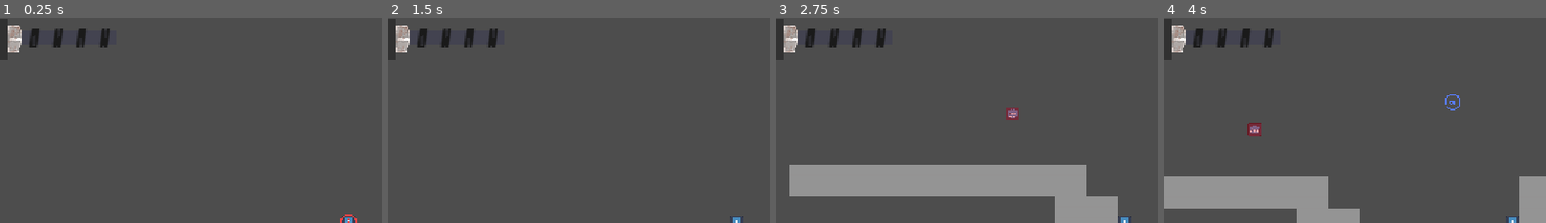
Above: before the commit, frames 1-4 (left to right).
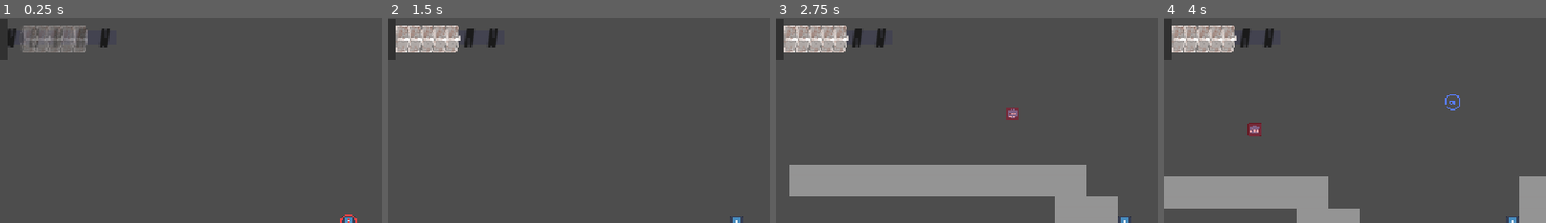
Above: after the commit, the same moments.

Repository: turtlestump/robot-game
Game: Godot game, scene res://Assets/Scenes/test.tscn
The game is run twice, just before and just after one commit, with the same random seed, the same clock (stepped at 60 frames per second) and the same inputs. The engine's default icon, where the game draws it, is replaced by a stand-in: a white triangle on a blue panel in a dark square.
Inputs (mouse positions are % of the whole screen's width and height, from its top left):
- Up to frame 1 (0.25 s): no input
- Up to frame 2 (1.5 s): move the mouse to (72, 47) at 0.52 s; hold D (move_right) from 0.53 s (still down); tap S (heal, bound only after the commit) at 0.6 s; tap Space (jump) at 0.77 s; move the mouse to (30, 58) at 1.27 s; right-click (30, 58) at 1.35 s
- Up to frame 3 (2.75 s): tap Space (jump) at 1.52 s; tap S (heal, bound only after the commit) at 1.55, 2.3 s; move the mouse to (60, 29) at 2.02 s; release D (move_right) at 2.03 s; hold A (move_left) from 2.03 s (still down); click (60, 29) at 2.1 s
- Up to frame 4 (4 s): tap Enter at 2.75 s; move the mouse to (45, 73) at 2.77 s; release A (move_left) at 2.78 s; hold D (move_right) from 2.78 s (still down); tap S (heal, bound only after the commit) at 2.85, 3.6 s; tap Space (jump) at 3.02, 3.77 s; move the mouse to (80, 68) at 3.52 s
The pictures show only the part of the screen within x 4-54%, y 3-53%; the shares and areas given below are measured in that part.

The runs differ from the first frame. In frame 1, 2.6% of the frame differs, in the area x 2-23%, y 3-17%; in frame 2, 1.7%; in frame 3, 1.7%; in frame 4, 1.7%.

Commit message:
Implemented HUD health control

Diff:
--- /dev/null
+++ b/Assets/Scenes/health_notch.tscn
@@ -0,0 +1,124 @@
+[gd_scene load_steps=6 format=3 uid="uid://de6ryxb1jcvji"]
+
+[ext_resource type="Texture2D" uid="uid://6vha52jgp8ck" path="res://Assets/Sprites/nut.png" id="1_kfa5g"]
+
+[sub_resource type="Animation" id="Animation_kb5hq"]
+length = 0.001
+tracks/0/type = "value"
+tracks/0/imported = false
+tracks/0/enabled = true
+tracks/0/path = NodePath(".:position:x")
+tracks/0/interp = 1
+tracks/0/loop_wrap = true
+tracks/0/keys = {
+"times": PackedFloat32Array(0),
+"transitions": PackedFloat32Array(1),
+"update": 1,
+"values": [0.0]
+}
+tracks/1/type = "value"
+tracks/1/imported = false
+tracks/1/enabled = true
+tracks/1/path = NodePath(".:modulate:a")
+tracks/1/interp = 1
+tracks/1/loop_wrap = true
+tracks/1/keys = {
+"times": PackedFloat32Array(0),
+"transitions": PackedFloat32Array(1),
+"update": 1,
+"values": [1.0]
+}
+tracks/2/type = "value"
+tracks/2/imported = false
+tracks/2/enabled = true
+tracks/2/path = NodePath(".:modulate")
+tracks/2/interp = 1
+tracks/2/loop_wrap = true
+tracks/2/keys = {
+"times": PackedFloat32Array(0),
+"transitions": PackedFloat32Array(1),
+"update": 0,
+"values": [Color(1, 1, 1, 0)]
+}
+
+[sub_resource type="Animation" id="Animation_kfa5g"]
+resource_name = "fade_in"
+length = 0.6
+tracks/0/type = "value"
+tracks/0/imported = false
+tracks/0/enabled = true
+tracks/0/path = NodePath(".:position:x")
+tracks/0/interp = 1
+tracks/0/loop_wrap = true
+tracks/0/keys = {
+"times": PackedFloat32Array(0, 0.6),
+"transitions": PackedFloat32Array(1, 1.6),
+"update": 0,
+"values": [40.0, 0.0]
+}
+tracks/1/type = "value"
+tracks/1/imported = false
+tracks/1/enabled = true
+tracks/1/path = NodePath(".:modulate:a")
+tracks/1/interp = 1
+tracks/1/loop_wrap = true
+tracks/1/keys = {
+"times": PackedFloat32Array(0, 0.6),
+"transitions": PackedFloat32Array(1, 1.6),
+"update": 0,
+"values": [0.0, 1.0]
+}
+
+[sub_resource type="Animation" id="Animation_woisn"]
+resource_name = "fade_out"
+length = 0.6
+tracks/0/type = "value"
+tracks/0/imported = false
+tracks/0/enabled = true
+tracks/0/path = NodePath(".:position:x")
+tracks/0/interp = 1
+tracks/0/loop_wrap = true
+tracks/0/keys = {
+"times": PackedFloat32Array(0, 0.6),
+"transitions": PackedFloat32Array(1, 1.6),
+"update": 0,
+"values": [0.0, 40.0]
+}
+tracks/1/type = "value"
+tracks/1/imported = false
+tracks/1/enabled = true
+tracks/1/path = NodePath(".:modulate")
+tracks/1/interp = 1
+tracks/1/loop_wrap = true
+tracks/1/keys = {
+"times": PackedFloat32Array(0, 0.6),
+"transitions": PackedFloat32Array(1, 1.6),
+"update": 0,
+"values": [Color(1, 1, 1, 1), Color(0.5764706, 0.25490198, 0.25490198, 0)]
+}
+
+[sub_resource type="AnimationLibrary" id="AnimationLibrary_woisn"]
+_data = {
+&"RESET": SubResource("Animation_kb5hq"),
+&"fade_in": SubResource("Animation_kfa5g"),
+&"fade_out": SubResource("Animation_woisn")
+}
+
+[node name="HealthNotch" type="Control"]
+layout_mode = 3
+anchors_preset = 0
+offset_right = 40.0
+offset_bottom = 40.0
+metadata/delete = false
+
+[node name="TextureRect" type="TextureRect" parent="."]
+modulate = Color(1, 1, 1, 0)
+layout_mode = 0
+offset_right = 61.99848
+offset_bottom = 62.0
+texture = ExtResource("1_kfa5g")
+
+[node name="AnimationPlayer" type="AnimationPlayer" parent="TextureRect"]
+libraries = {
+&"": SubResource("AnimationLibrary_woisn")
+}
--- a/Assets/Scenes/hud.gd
+++ b/Assets/Scenes/hud.gd
@@ -1,27 +1,83 @@
 extends	CanvasLayer
 
-@export	var	health:	int	= 5
+
+@export	var	health:	int	= 0
 @export	var	max_health:	int	= 5
+@export	var	base_health_segment_pos: Vector2 = Vector2(-24.0, -15.0)
+@export	var	health_segment_spacing:	float =	19.0
 
-@onready var segment_template: TextureRect = $HealthBar/SegmentTemplate
+@onready var notch_scene: PackedScene =	preload("res://Assets/Scenes/health_notch.tscn")
+@onready var screw_body: TextureRect = $Root/TopBar/HBoxContainer/LeftGroup/Health/ScrewBody
+@onready var screw_head: TextureRect = $Root/TopBar/HBoxContainer/LeftGroup/Health/ScrewHead
 
 # Called when the node enters the scene	tree for the first time.
 func _ready() -> void:
-	pass
+	add_health(max_health)
 
 
 # Called every frame. 'delta' is the elapsed time since	the	previous frame.
 func _process(delta: float)	-> void:
-	pass
+	# Set Screw Head z-index to be greater than all segments
+	screw_head.z_index = screw_body.get_child_count() + 1
 
-func take_damage(amount: int) -> void:
+	# Check all segments for metadata "delete" true and remove them after animation
+	for i in range(screw_body.get_child_count() - 1, -1, -1):
+		var child = screw_body.get_child(i)
+		if child.has_meta("delete") and child.get_meta("delete"):
+			var anim_player = child.get_node("TextureRect/AnimationPlayer") as AnimationPlayer
+			if not anim_player.is_playing():
+				screw_body.remove_child(child)
+				child.queue_free()
+
+
+func remove_health(amount: int) -> void:
 	health -= amount
 
+	if health < 0:
+		health = 0
+
+	for i in range(amount):
+		if screw_body.get_child_count() > 0:
+			# Get next last segment where metadata "delete" is not true
+			var last_segment = null
+			for j in range(screw_body.get_child_count() - 1, -1, -1):
+				var child = screw_body.get_child(j)
+				if not child.has_meta("delete") or not child.get_meta("delete"):
+					last_segment = child
+					break
+			if last_segment == null:
+				break
+
+			# Play fade animation backwards
+			var anim_player = last_segment.get_node("TextureRect/AnimationPlayer") as AnimationPlayer
+			anim_player.play("fade_out")
+
+			# Decrease z-index of all remaining segments by 1
+			for j in range(screw_body.get_child_count()):
+				var child = screw_body.get_child(j)
+				if child != last_segment and (not child.has_meta("delete") or not child.get_meta("delete")):
+					child.z_index -= 1
+
+			# Set metadata "delete" to true
+			last_segment.set_meta("delete", true)
+
 func add_health(amount:	int) -> void:
+	var last_health = health
 	health += amount
-
-	# Clone	the	segment	template and displace to correct position
-
 
 	if health >	max_health:
 		health = max_health
+		amount = max_health - last_health
+
+	for	i in range(amount):
+		var	new_segment	= notch_scene.instantiate()
+		new_segment.position = base_health_segment_pos + Vector2(health_segment_spacing * (last_health + i), 0)
+		screw_body.add_child(new_segment)
+		# Increase z-index of all previous segments by 1
+		for j in range(screw_body.get_child_count() - 1):
+			var child = screw_body.get_child(j)
+			child.z_index += 1
+
+		# Play fade animation forwards
+		var anim_player = new_segment.get_node("TextureRect/AnimationPlayer") as AnimationPlayer
+		anim_player.play("fade_in")
--- a/Assets/Scenes/hud.tscn
+++ b/Assets/Scenes/hud.tscn
@@ -1,8 +1,11 @@
-[gd_scene load_steps=8 format=3 uid="uid://bria7lxisyvd3"]
+[gd_scene load_steps=7 format=3 uid="uid://bria7lxisyvd3"]
 
 [ext_resource type="Shader" uid="uid://dmg1fi6pikaoi" path="res://Assets/Scripts/Shaders/hud_screw.gdshader" id="1_71ymp"]
 [ext_resource type="Script" uid="uid://vob0l1jo04nt" path="res://Assets/Scenes/hud.gd" id="1_xs5ck"]
-[ext_resource type="Texture2D" uid="uid://6vha52jgp8ck" path="res://Assets/Sprites/nut.png" id="3_x7y1r"]
+
+[sub_resource type="ShaderMaterial" id="ShaderMaterial_th0pt"]
+
+[sub_resource type="CanvasTexture" id="CanvasTexture_xs5ck"]
 
 [sub_resource type="ShaderMaterial" id="ShaderMaterial_x7y1r"]
 shader = ExtResource("1_71ymp")
@@ -17,10 +20,6 @@
 shader_parameter/transparent_margin = 0.15
 
 [sub_resource type="CanvasTexture" id="CanvasTexture_l5nkk"]
-
-[sub_resource type="ShaderMaterial" id="ShaderMaterial_th0pt"]
-
-[sub_resource type="CanvasTexture" id="CanvasTexture_xs5ck"]
 
 [node name="HUD" type="CanvasLayer"]
 script = ExtResource("1_xs5ck")
@@ -49,6 +48,14 @@
 [node name="Health" type="Control" parent="Root/TopBar/HBoxContainer/LeftGroup"]
 layout_mode = 2
 
+[node name="ScrewHead" type="TextureRect" parent="Root/TopBar/HBoxContainer/LeftGroup/Health"]
+self_modulate = Color(0.19215687, 0.19215687, 0.19215687, 1)
+material = SubResource("ShaderMaterial_th0pt")
+layout_mode = 0
+offset_right = 30.0
+offset_bottom = 63.0
+texture = SubResource("CanvasTexture_xs5ck")
+
 [node name="ScrewBody" type="TextureRect" parent="Root/TopBar/HBoxContainer/LeftGroup/Health"]
 material = SubResource("ShaderMaterial_x7y1r")
 layout_mode = 0
@@ -58,22 +65,6 @@
 offset_bottom = 44.0
 texture = SubResource("CanvasTexture_l5nkk")
 
-[node name="NotchTemplate" type="TextureRect" parent="Root/TopBar/HBoxContainer/LeftGroup/Health/ScrewBody"]
-layout_mode = 0
-offset_left = -24.0
-offset_top = -15.0
-offset_right = 38.0
-offset_bottom = 47.0
-texture = ExtResource("3_x7y1r")
-
-[node name="ScrewHead" type="TextureRect" parent="Root/TopBar/HBoxContainer/LeftGroup/Health"]
-modulate = Color(0.19315353, 0.19315353, 0.19315353, 1)
-material = SubResource("ShaderMaterial_th0pt")
-layout_mode = 0
-offset_right = 30.0
-offset_bottom = 63.0
-texture = SubResource("CanvasTexture_xs5ck")
-
 [node name="RightGroup" type="HBoxContainer" parent="Root/TopBar/HBoxContainer"]
 layout_mode = 2
 
--- a/Assets/Scenes/test.tscn
+++ b/Assets/Scenes/test.tscn
@@ -64,8 +64,9 @@
 [node name="Grapple7" parent="GrapplePoints" instance=ExtResource("1_u224g")]
 position = Vector2(1085, -493)
 
-[node name="Player" parent="." instance=ExtResource("2_3fuio")]
+[node name="Player" parent="." node_paths=PackedStringArray("hud") instance=ExtResource("2_3fuio")]
 position = Vector2(0, -10)
+hud = NodePath("../HUD")
 
 [node name="Scavenger" parent="." node_paths=PackedStringArray("player") instance=ExtResource("4_uohsq")]
 position = Vector2(113, -75)
--- a/Assets/Scripts/player.gd
+++ b/Assets/Scripts/player.gd
@@ -6,6 +6,8 @@
 const DAMPING =	40.0
 const AIR_ACCELERATION = 20.0
 const GRAPPLE_BOOST	= 200.0
+
+@export var hud: CanvasLayer
 
 @export var max_health = 6.0
 
@@ -34,6 +36,12 @@
 		movement_type =	MovementType.WALK
 		grapple_line.begin_retract()
 		print("Player reset	to initial position.")
+
+	# Test damage and heal
+	if Input.is_action_just_pressed("debug_damage"):
+		_take_damage(1)
+	if Input.is_action_just_pressed("heal"):
+		_heal(1)
 
 	if movement_type == MovementType.WALK:
 		# Add the gravity.
@@ -115,3 +123,9 @@
 		return
 	movement_type =	MovementType.SWING
 	grapple_point =	center_point
+
+func _take_damage(amount: int) -> void:
+	hud.remove_health(amount)
+
+func _heal(amount: int) -> void:
+	hud.add_health(amount)
--- a/project.godot
+++ b/project.godot
@@ -57,6 +57,16 @@
 "events": [Object(InputEventKey,"resource_local_to_scene":false,"resource_name":"","device":-1,"window_id":0,"alt_press …(195 unchanged characters)…
 ]
 }
+heal={
+"deadzone": 0.2,
+"events": [Object(InputEventKey,"resource_local_to_scene":false,"resource_name":"","device":-1,"window_id":0,"alt_pressed":false,"shift_pressed":false,"ctrl_pressed":false,"meta_pressed":false,"pressed":false,"keycode":0,"physical_keycode":83,"key_label":0,"unicode":115,"location":0,"echo":false,"script":null)
+]
+}
+debug_damage={
+"deadzone": 0.2,
+"events": [Object(InputEventKey,"resource_local_to_scene":false,"resource_name":"","device":-1,"window_id":0,"alt_pressed":false,"shift_pressed":false,"ctrl_pressed":false,"meta_pressed":false,"pressed":false,"keycode":0,"physical_keycode":76,"key_label":0,"unicode":108,"location":0,"echo":false,"script":null)
+]
+}
 
 [layer_names]
 
